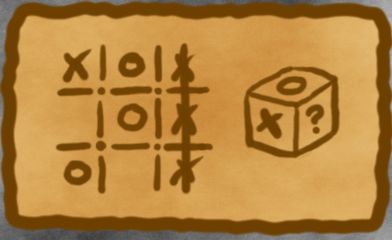
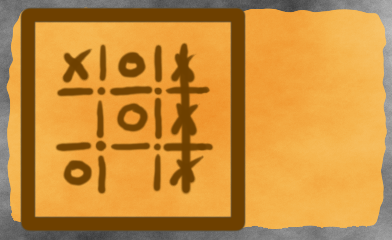
Revision of a layered w=392, h=240 image; what changed, layer by layer:
hid "Вставленный слой" over (242, 65, 341, 160)
showed group "бумага квадрат" (3 layers) over (0, 0, 392, 237)
showed "бумага контур #1" over (20, 7, 246, 232)
hid "бумага контур" over (0, 0, 392, 237)
painted on "бумага фон" over (6, 7, 387, 229)
